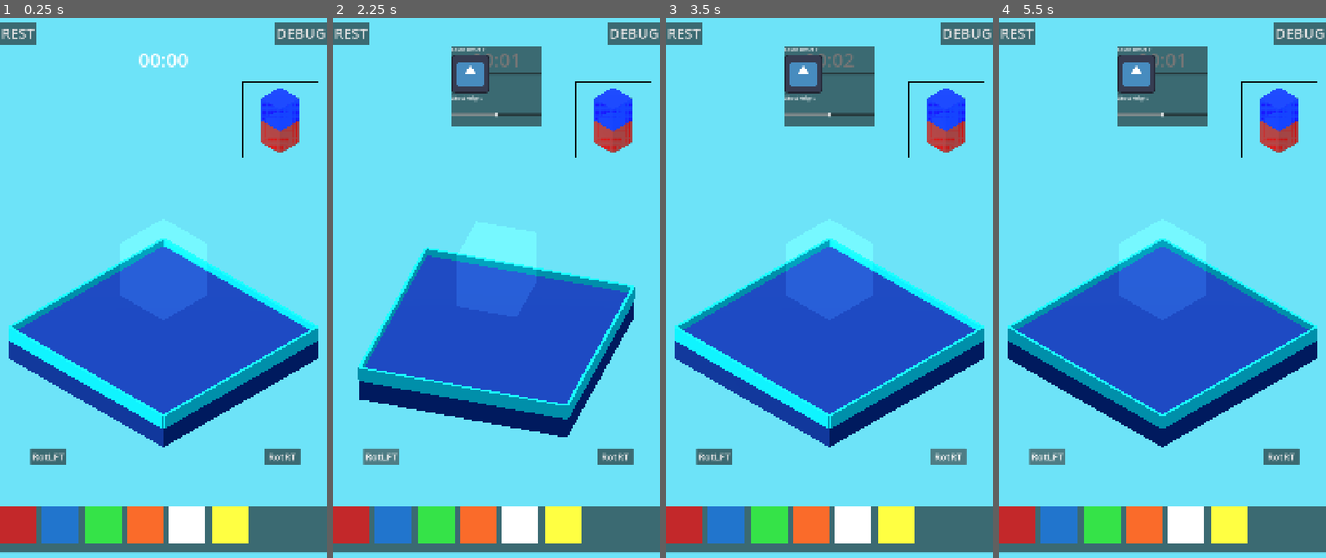
Above: before the commit, frames 1-4 (left to right).
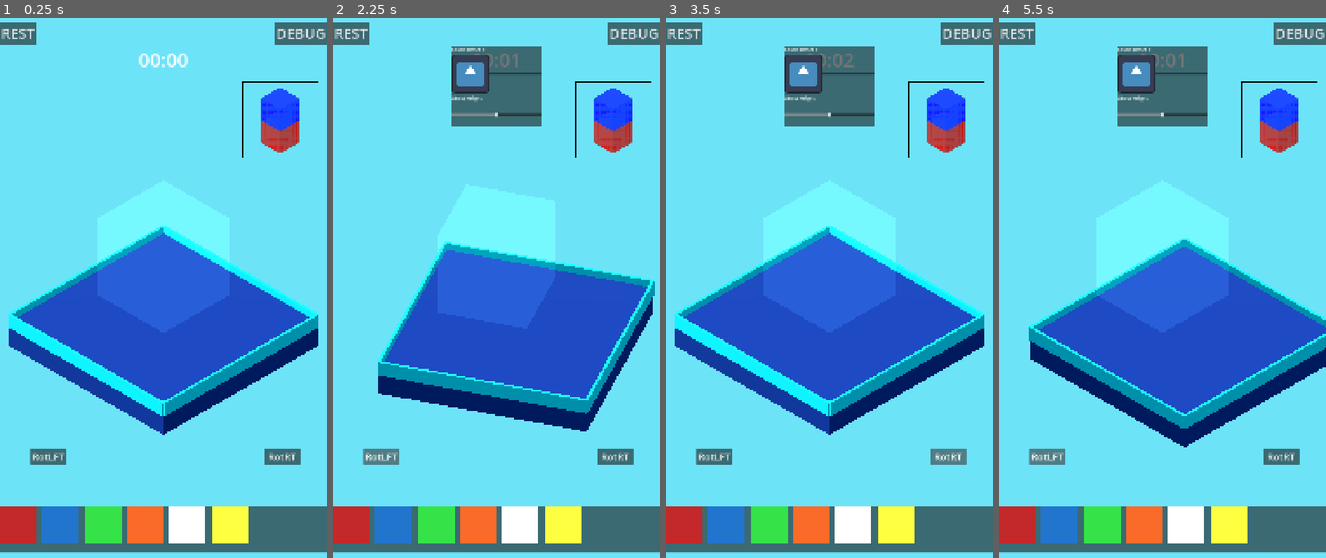
Above: after the commit, the same moments.

Repository: shivdulipati/historical-voxel-builder
Game: Godot game, scene res://main.tscn
Two runs of this game, one before a commit and one after it. Both use one fixed random seed, a clock stepped at 60 frames per second and the inputs below. The engine's default icon, where the game draws it, is replaced by a stand-in: a white triangle on a blue panel in a dark square.
Inputs:
- Up to frame 1 (0.25 s): no input
- Up to frame 2 (2.25 s): click "REST" at 0.5 s; click "DEBUG" at 1.25 s; click "RotLFT" at 2 s
- Up to frame 3 (3.5 s): click "RotRT" at 2.75 s
- Up to frame 4 (5.5 s): click "REST" at 3.5 s; click "DEBUG" at 4.25 s; click "RotLFT" at 5 s

The runs differ from the first frame. In frame 1, 10% of the frame differs, in the area x 2-98%, y 38-80%; in frame 2, 9.7%; in frame 3, 10%; in frame 4, 11%, in the area x 2-100%, y 40-80%.

Commit message:
End of Day

Diff:
--- a/new-game-project/draggable_object.gd
+++ b/new-game-project/draggable_object.gd
@@ -150,8 +150,8 @@
 
 	_tween_alpha(1.0)
 
-	var snap_x: float = floor(global_position.x) + 0.5
-	var snap_z: float = floor(global_position.z) + 0.5
+	var snap_x: float = round(global_position.x)
+	var snap_z: float = round(global_position.z)
 	var snap_y: float = _get_stack_height(snap_x, snap_z)
 	var final_snap_pos := Vector3(snap_x, snap_y, snap_z)
 
@@ -166,7 +166,7 @@
 		_squish_on_land()
 		$AudioStreamPlayer.play()
 		is_placed = true
-		current_grid_position = final_snap_pos - Vector3(0.5, 0.5, 0.5)
+		current_grid_position = Vector3(snap_x, round(snap_y - FLOOR_Y), snap_z)
 		var main_scene_fb = get_tree().current_scene
 		main_scene_fb.current_build[current_grid_position] = block_color_name
 		print("Block Dropped -> Color: ", block_color_name, " | Saved Pos: ", current_grid_position)
@@ -181,7 +181,7 @@
 		_squish_on_land()
 		$AudioStreamPlayer.play()
 		is_placed = true
-		current_grid_position = final_snap_pos - Vector3(0.5, 0.5, 0.5)
+		current_grid_position = Vector3(snap_x, round(snap_y - FLOOR_Y), snap_z)
 		var main_scene = get_tree().current_scene
 		main_scene.current_build[current_grid_position] = block_color_name
 		print("Block Dropped -> Color: ", block_color_name, " | Saved Pos: ", current_grid_position)
@@ -348,8 +348,8 @@
 			var effective_offset = Vector3(touch_offset.x, current_y_offset, touch_offset.z)
 
 			# Ghost predicts the snapped landing position, flush on top of any existing stack.
-			var hover_snap_x: float = floor(target_pos.x + effective_offset.x) + 0.5
-			var hover_snap_z: float = floor(target_pos.z + effective_offset.z) + 0.5
+			var hover_snap_x: float = round(target_pos.x + effective_offset.x)
+			var hover_snap_z: float = round(target_pos.z + effective_offset.z)
 			var hover_y: float = _get_stack_height(hover_snap_x, hover_snap_z)
 			var target_ghost_pos := Vector3(hover_snap_x, hover_y, hover_snap_z)
 			_drop_indicator.global_position = _drop_indicator.global_position.lerp(target_ghost_pos, delta * 15.0)
--- a/new-game-project/draggable_object.tscn
+++ b/new-game-project/draggable_object.tscn
@@ -15,7 +15,9 @@
 
 [sub_resource type="StandardMaterial3D" id="StandardMaterial3D_272bh"]
 transparency = 1
+no_depth_test = true
 albedo_color = Color(1, 1, 1, 0.39215687)
+roughness = 0.0
 
 [node name="Box" type="RigidBody3D" unique_id=845027019]
 collision_layer = 2
--- a/new-game-project/main.tscn
+++ b/new-game-project/main.tscn
@@ -48,7 +48,7 @@
 ssao_enabled = true
 
 [sub_resource type="BoxMesh" id="BoxMesh_5vw27"]
-size = Vector3(2, 2, 2)
+size = Vector3(3, 3, 3)
 
 [sub_resource type="StandardMaterial3D" id="StandardMaterial3D_kek77"]
 transparency = 1
@@ -67,7 +67,7 @@
 shadow_blur = 0.0
 
 [node name="Floor" type="StaticBody3D" parent="." unique_id=1165671224]
-transform = Transform3D(1, 0, 0, 0, 1, 0, 0, 0, 1, 0, -2, 0)
+transform = Transform3D(1, 0, 0, 0, 1, 0, 0, 0, 1, -0.5, -2, -0.5)
 
 [node name="MeshInstance3D" type="MeshInstance3D" parent="Floor" unique_id=1834396108]
 mesh = SubResource("BoxMesh_0xm2m")
@@ -281,7 +281,9 @@
 [node name="SubViewport" type="SubViewport" parent="HUD/Control/ReferenceContainer" unique_id=603442115]
 own_world_3d = true
 transparent_bg = true
+handle_input_locally = false
 size = Vector2i(250, 250)
+render_target_update_mode = 4
 
 [node name="ReferenceWorld" type="Node3D" parent="HUD/Control/ReferenceContainer/SubViewport" unique_id=652240800]
 
@@ -442,7 +444,7 @@
 environment = SubResource("Environment_1bvp3")
 
 [node name="BlueprintTarget" type="MeshInstance3D" parent="." unique_id=1578581524 groups=["blueprint"]]
-transform = Transform3D(1, 0, 0, 0, 1, 0, 0, 0, 1, 0, 1, 0)
+transform = Transform3D(1, 0, 0, 0, 1, 0, 0, 0, 1, 0, 1.5, 0)
 cast_shadow = 0
 mesh = SubResource("BoxMesh_5vw27")
 surface_material_override/0 = SubResource("StandardMaterial3D_kek77")
